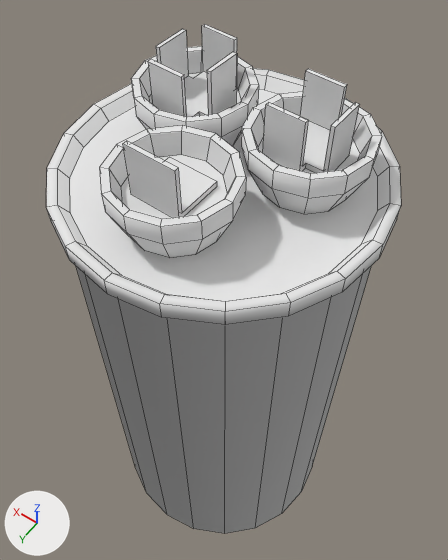
One commit to the Blender file vl.vlabs.com.ua/models/hvac/dual-run-capacitor/dual-run-capasitor.blend: the scene before it, then after it.
Rendered twice from a 50 mm lens placed at (-0.0451, 0.0638, 0.0708), pointed at (0.0044, -0.0054, -0.038). The lights are fixed; the arrows at lower left show +X, +Y and +Z. Mesh edges are drawn as thin lines.

The older version as bpy lines, for what is in view:
```python
me_cylinder = bpy.data.meshes.new('Cylinder')
me_cylinder.from_pydata(...)  # 382 vertices, 292 faces, 36 loose edges; spans x -0.0291..0.0284, y -0.0274..0.03, z -0.1048..0.0159
me_cylinder.materials.append(mat_dualruncapacitormaterial)  # its picture is missing
ob_dualruncapacitor = bpy.data.objects.new('dualRunCapacitor', me_cylinder)
ob_dualruncapacitor.location = (0.0, 0.0, 0.0)
```
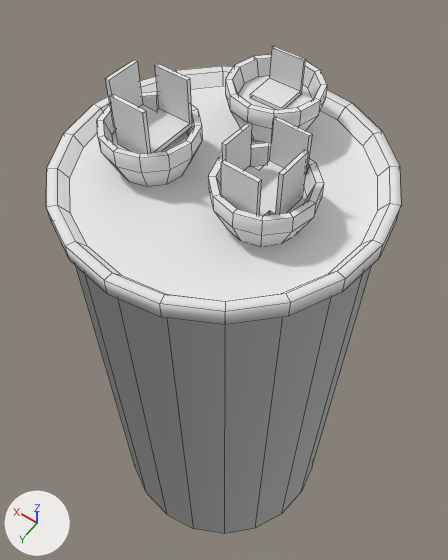
Changed parts and their boxes [x1, y1, x2, y2] in the pictures (448 x 560 px; the box of a moved part takes in the faces that stretch with it):
'dualRunCapacitor', reshaped
    before: [47, 24, 401, 533]
    after: [47, 46, 401, 533]
part 1 of me_cylinder, moved or reshaped
    before: [99, 125, 246, 258]
    after: [225, 55, 327, 142]
part 2 of me_cylinder, moved or reshaped
    before: [131, 46, 259, 146]
    after: [208, 142, 324, 246]
part 3 of me_cylinder, moved or reshaped
    before: [241, 91, 382, 214]
    after: [97, 91, 202, 186]
part 4 of me_cylinder, moved or reshaped
    before: [263, 69, 360, 173]
    after: [105, 60, 192, 154]
part 5 of me_cylinder, moved or reshaped
    before: [123, 141, 217, 218]
    after: [250, 46, 305, 109]
part 6 of me_cylinder, moved or reshaped
    before: [148, 24, 237, 117]
    after: [221, 117, 312, 216]

Diff of the bpy script that builds the scene:
```diff
--- a/vl.vlabs.com.ua/models/hvac/dual-run-capacitor/dual-run-capasitor.blend.py
+++ b/vl.vlabs.com.ua/models/hvac/dual-run-capacitor/dual-run-capasitor.blend.py
@@ me_cylinder @@
 me_cylinder.from_pydata(...)  # 382 vertices, 292 faces, 36 loose edges; spans x -0.0291..0.0284, y -0.0274..0.03, z -0.1048..0.0159
 # used by ob_dualruncapacitor; location = (0.0, 0.0, 0.0)
+# me_cylinder part 1: the loose piece of 60 vertices spanning x -0.0106..0.0106, y 0.0028..0.0241, z 0.0001..0.01 is turned -180 degrees about the z axis through its middle and scaled by 0.8, then moved by (0.0001, -0.0279, 0.0003)
+# me_cylinder part 2: the loose piece of 60 vertices spanning x 0.0001..0.0213, y -0.0165..0.0047, z 0.0001..0.01 is turned -180 degrees about the z axis through its middle and scaled by 0.8, then moved by (-0.0212, 0.0108, -0.0012)
+# me_cylinder part 3: the loose piece of 60 vertices spanning x -0.0222..-0.001, y -0.0165..0.0047, z 0.0001..0.01 is turned -180 degrees about the z axis through its middle and scaled by 0.8, then moved by (0.0234, 0.0108, -0.0011)
+# me_cylinder part 4: the loose piece of 28 vertices spanning x -0.0173..-0.0064, y -0.0119..-0.0004, z 0.0064..0.0159 is turned -180 degrees about the z axis through its middle and scaled by 0.948, then moved by (0.0239, 0.0114, -0.0002)
+# me_cylinder part 5: the loose piece of 12 vertices spanning x -0.0046..0.0046, y 0.0088..0.018, z 0.0064..0.0159 is turned -180 degrees about the z axis through its middle and scaled by 0.698, then moved by (0.0002, -0.0281, -0.0013)
+# me_cylinder part 6: the loose piece of 40 vertices spanning x 0.0045..0.0161, y -0.013..0.0011, z 0.0064..0.0159 is turned -180 degrees about the z axis through its middle and scaled by 0.929, then moved by (-0.0205, 0.0109, -0.0017)
 me_cylinder.materials.append(mat_dualruncapacitormaterial)
```
